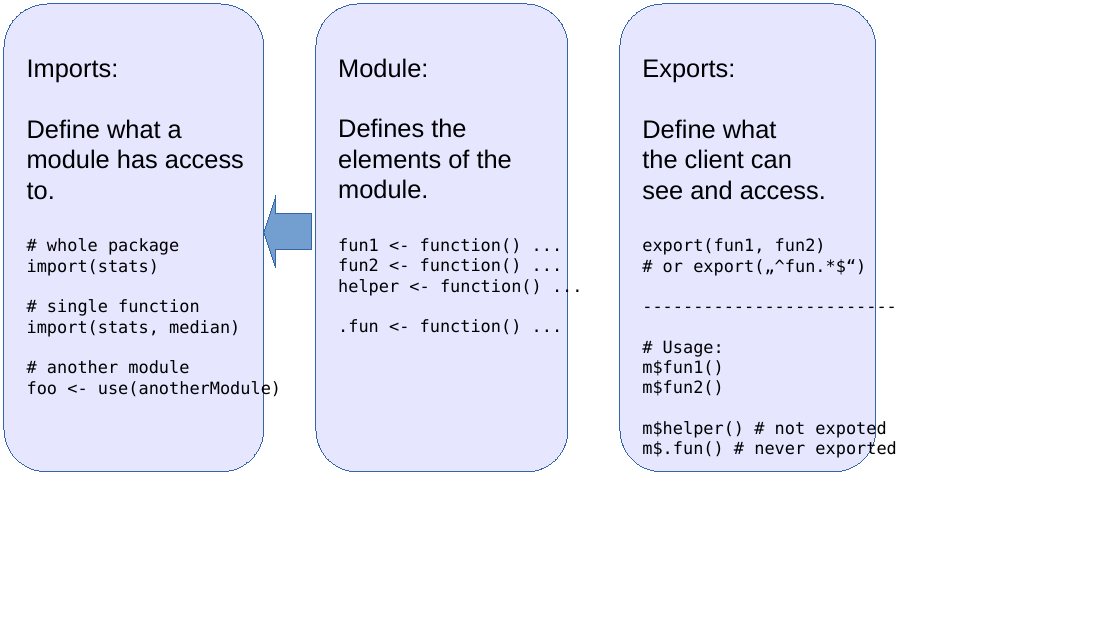
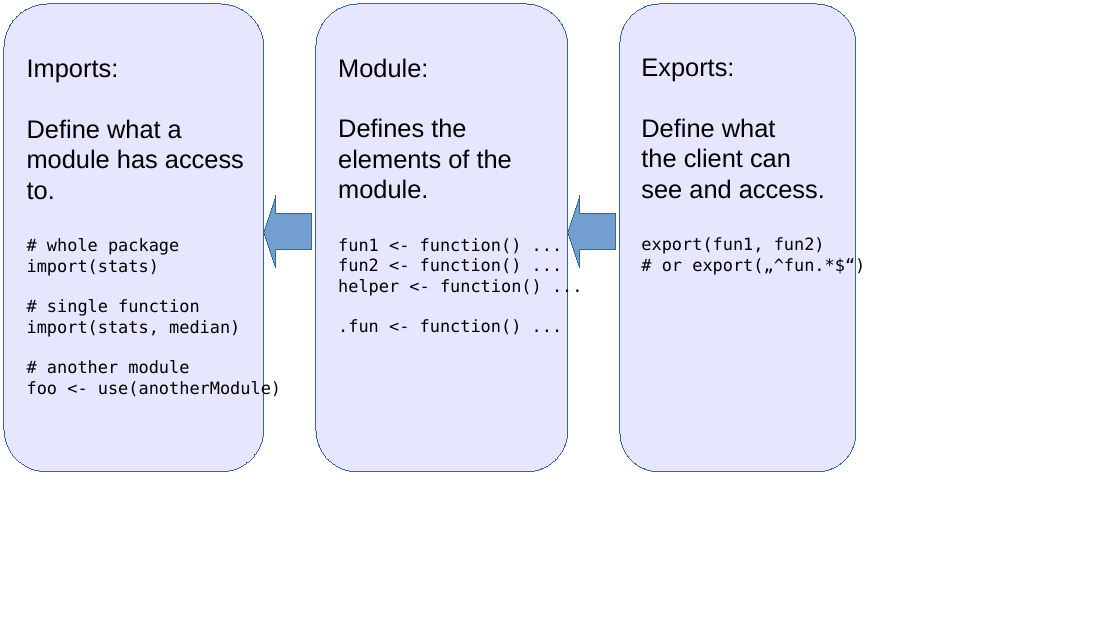
Before and after one commit to wahani/presiModules, a slide deck: slide 1 of chart.odp. Drawn at 1120x630 pixels with LibreOffice and Linux fonts; fonts in the diff are those of the drawing. Boxes give left, top, right and bottom in pixels: in the first picture for what was removed or moved away, otherwise in the second. Text is boxed around its words. In the diff, an @@ line names an element or a change of style, - is before the commit and + after.

```diff
--- a/chart.odp
+++ b/chart.odp
@@ freeform shape "Exports:": place and size @@
-freeform shape "Exports:" at bbox=[620, 4, 876, 473]
+freeform shape "Exports:" at bbox=[620, 4, 856, 473]
@@ left arrow added at bbox=[568, 196, 616, 268], fill #729FCF, outline #3465A4 0 pt @@
@@ text in freeform shape at bbox=[642, 340, 896, 459]: paragraphs removed @@
--------------------------
-# Usage:
-m$fun1()
-m$fun2()
-m$helper() # not expoted
-m$.fun() # never exported
```
Also in this commit, not shown: 3 other files.
